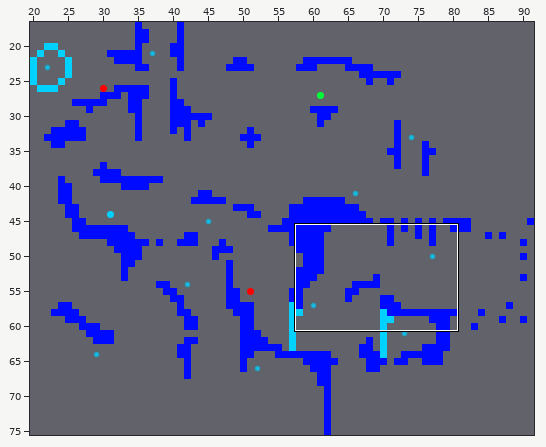
Two versions of a level (Tiled map, Lark Shared/Resources/Tilemaps/level-1-3.tmx). Above: a wide view before the commit, with the close-up outlined.
Close-up. First the earlier version:
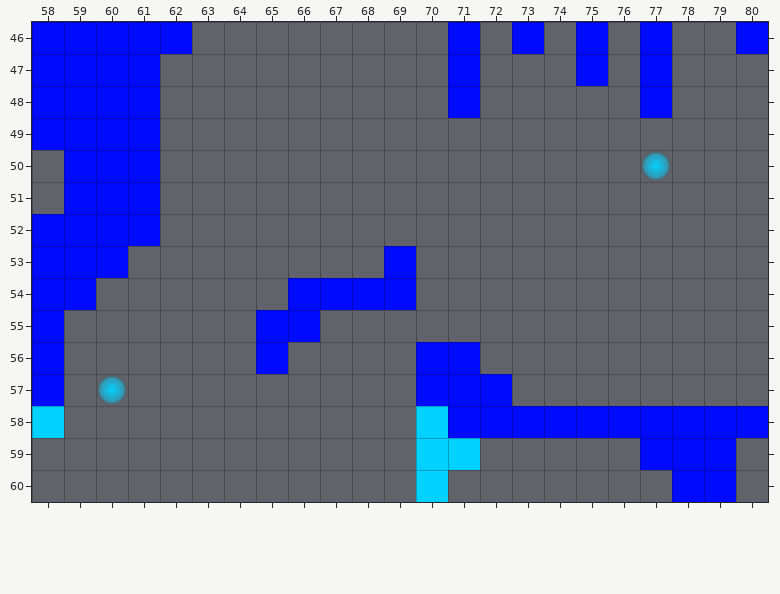
Cells are 32x32 px. Shown: x 58..80, y 46..60.
Now the later version:
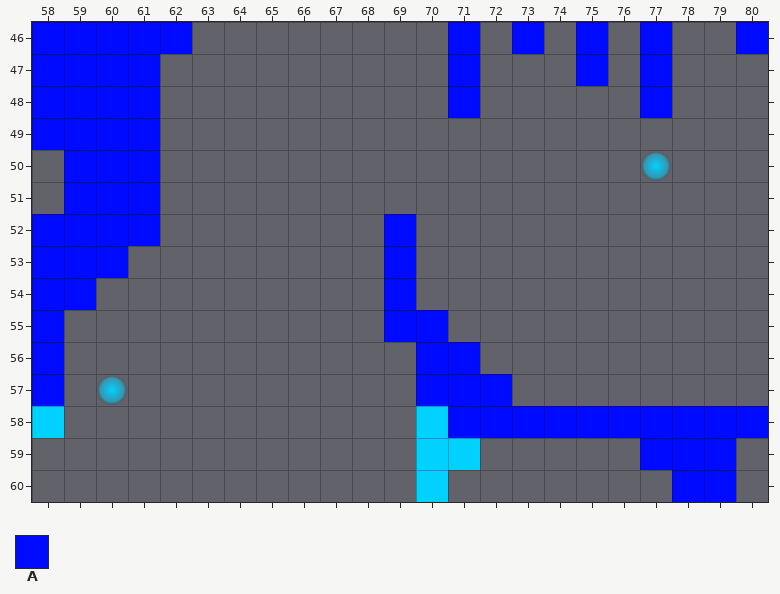
Key: from "tilset_debug-32x32": A 20.
_ is an empty cell, . an unchanged one.
From old to new:
--- layer "terrain"
@@ x 69..69 @@
-52 _
+52 A
@@ x 65..70 @@
-54 .AAA..
-55 AA..__
-56 A.....
+54 .___..
+55 __..AA
+56 _.....
Pixel boxes of the changes (left, top, right, bottom) in both close-ups:
added: (384, 214, 416, 246)
changed: (256, 278, 448, 374)
